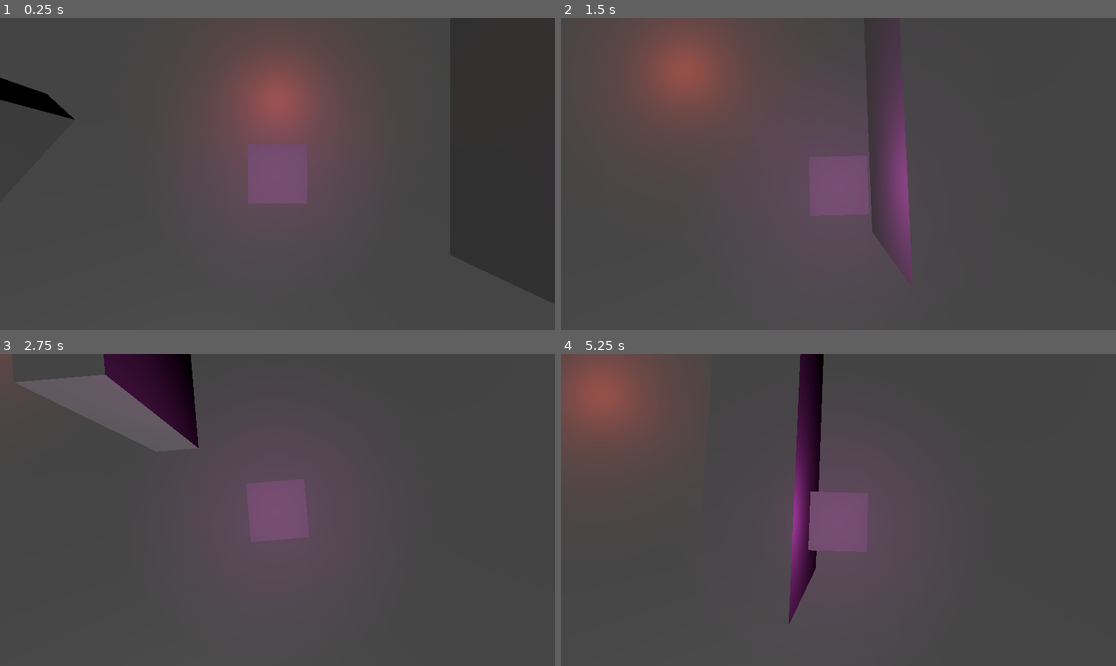
Above: before the commit, frames 1-4 (two rows, left to right).
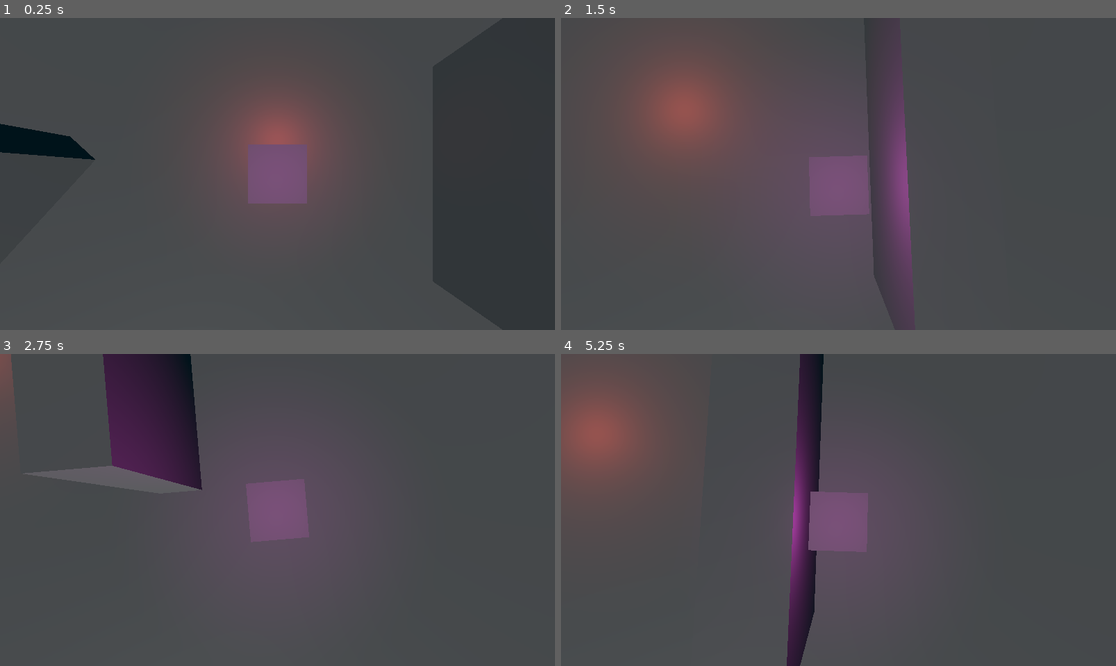
Above: after the commit, the same moments.

Repository: MrMinimal/ggj-2025
Game: Godot game, scene res://main.tscn
The game is run twice, just before and just after one commit, with the same random seed, the same clock (stepped at 60 frames per second) and the same inputs.
Inputs:
- Up to frame 1 (0.25 s): no input
- Up to frame 2 (1.5 s): hold D (move_right) 0.53-1.28 s; hold S (move_backward) from 1.28 s (still down)
- Up to frame 3 (2.75 s): release S (move_backward) at 2.03 s; hold D (move_right) from 2.03 s (still down)
- Up to frame 4 (5.25 s): release D (move_right) at 2.78 s; hold W (move_forward) 2.78-3.53 s; hold A (move_left) 3.53-5.03 s; tap Enter at 5 s; hold S (move_backward) from 5.03 s (still down)

The runs differ from the first frame. In frame 1, 4.8% of the frame differs, in the area x 0-91%, y 0-46%; in frame 2, 2.8%; in frame 3, 5.9%, in the area x 2-37%, y 0-44%; in frame 4, 3.6%.

Commit message:
Add level manager

Diff:
--- a/main.tscn
+++ b/main.tscn
@@ -1,37 +1,19 @@
 [gd_scene load_steps=4 format=3 uid="uid://bgw4fx6410cso"]
 
-[ext_resource type="PackedScene" uid="uid://bh7uqlf3024g4" path="res://player.tscn" id="1_ig7tw"]
-[ext_resource type="PackedScene" uid="uid://ynqur6rwkslu" path="res://cube_collision.tscn" id="2_0xm2m"]
+[ext_resource type="Script" uid="uid://c4vwaxbs6a8cd" path="res://src/level_manager.gd" id="1_ig7tw"]
+[ext_resource type="PackedScene" uid="uid://bh7uqlf3024g4" path="res://player.tscn" id="2_0xm2m"]
 
-[sub_resource type="BoxShape3D" id="BoxShape3D_ig7tw"]
+[sub_resource type="Environment" id="Environment_7dm0k"]
+background_mode = 1
+background_color = Color(0.0359406, 0.176158, 0.22658, 1)
 
 [node name="Node2D" type="Node3D"]
 
-[node name="CSGBox3D" type="CSGBox3D" parent="."]
-transform = Transform3D(100, 0, 0, 0, 1, 0, 0, 0, 100, 0, 0, 0)
-size = Vector3(1, 0.25293, 1)
+[node name="WorldEnvironment" type="WorldEnvironment" parent="."]
+environment = SubResource("Environment_7dm0k")
 
-[node name="StaticBody3D" type="StaticBody3D" parent="CSGBox3D"]
+[node name="LevelManager" type="Node" parent="."]
+script = ExtResource("1_ig7tw")
 
-[node name="CollisionShape3D" type="CollisionShape3D" parent="CSGBox3D/StaticBody3D"]
-shape = SubResource("BoxShape3D_ig7tw")
-
-[node name="DirectionalLight3D" type="DirectionalLight3D" parent="."]
-transform = Transform3D(0.657285, 0.70941, -0.254388, -0.541413, 0.679286, 0.495422, 0.52426, -0.187905, 0.830568, -0.279241, 0.98068, -0.457931)
-light_energy = 0.398
-
-[node name="Player" parent="." instance=ExtResource("1_ig7tw")]
-transform = Transform3D(1, 0, 0, 0, 1, 0, 0, 0, 1, 0, 1.73955, 1)
-
-[node name="OmniLight3D" type="OmniLight3D" parent="."]
-transform = Transform3D(1, 0, 0, 0, 1, 0, 0, 0, 1, 0, 1.02279, -0.965338)
-light_color = Color(0.85668, 0.277169, 0.17826, 1)
-
-[node name="Node3D" parent="." instance=ExtResource("2_0xm2m")]
-transform = Transform3D(1, 0, 0, 0, 2.94146, 0, 0, 0, 6.22514, 5, 1.28108, 0)
-
-[node name="Node3D2" parent="." instance=ExtResource("2_0xm2m")]
-transform = Transform3D(0.737395, 0, -4.20484, 0, 2.94146, 0, 0.675462, 0, 4.59039, -3.05859, 1.28108, -8.65953)
-
-[node name="Node3D3" parent="." instance=ExtResource("2_0xm2m")]
-transform = Transform3D(0.737395, 0, -4.20484, 0, 2.94146, 0, 0.675462, 0, 4.59039, -7.74845, 1.28108, 1.54538)
+[node name="Player" parent="." instance=ExtResource("2_0xm2m")]
+transform = Transform3D(1, 0, 0, 0, 1, 0, 0, 0, 1, 0, 2.33204, 0)
--- /dev/null
+++ b/scenes/level_0/level_0.tscn
@@ -0,0 +1,33 @@
+[gd_scene load_steps=3 format=3 uid="uid://djmtmce8pftpl"]
+
+[ext_resource type="PackedScene" uid="uid://ynqur6rwkslu" path="res://cube_collision.tscn" id="1_epnma"]
+
+[sub_resource type="BoxShape3D" id="BoxShape3D_iwtyf"]
+
+[node name="Level0" type="Node3D"]
+
+[node name="CSGBox3D" type="CSGBox3D" parent="."]
+transform = Transform3D(100, 0, 0, 0, 1, 0, 0, 0, 100, 0, 0, 0)
+size = Vector3(1, 0.25293, 1)
+
+[node name="StaticBody3D" type="StaticBody3D" parent="CSGBox3D"]
+
+[node name="CollisionShape3D" type="CollisionShape3D" parent="CSGBox3D/StaticBody3D"]
+shape = SubResource("BoxShape3D_iwtyf")
+
+[node name="DirectionalLight3D" type="DirectionalLight3D" parent="."]
+transform = Transform3D(0.657285, 0.70941, -0.254388, -0.541413, 0.679286, 0.495422, 0.52426, -0.187905, 0.830568, -0.279241, 0.98068, -0.457931)
+light_energy = 0.398
+
+[node name="OmniLight3D" type="OmniLight3D" parent="."]
+transform = Transform3D(1, 0, 0, 0, 1, 0, 0, 0, 1, 0, 1.02279, -0.965338)
+light_color = Color(0.85668, 0.277169, 0.17826, 1)
+
+[node name="Node3D" parent="." instance=ExtResource("1_epnma")]
+transform = Transform3D(1, 0, 0, 0, 2.94146, 0, 0, 0, 6.22514, 5, 1.28108, 0)
+
+[node name="Node3D2" parent="." instance=ExtResource("1_epnma")]
+transform = Transform3D(0.737395, 0, -4.20484, 0, 2.94146, 0, 0.675462, 0, 4.59039, -3.05859, 1.28108, -8.65953)
+
+[node name="Node3D3" parent="." instance=ExtResource("1_epnma")]
+transform = Transform3D(0.737395, 0, -4.20484, 0, 2.94146, 0, 0.675462, 0, 4.59039, -7.74845, 1.28108, 1.54538)
--- /dev/null
+++ b/src/level_manager.gd
@@ -0,0 +1,41 @@
+extends Node
+
+class_name LevelManager
+
+var current_level_index: int = 0
+var current_level: Node = null
+var levels: Array[String] = [
+	"res://scenes/level_0/level_0.tscn",
+	"res://scenes/level_1/level_1.tscn",
+	# Add more level paths here
+]
+
+func _ready() -> void:
+	load_level(current_level_index)
+
+func load_level(index: int) -> void:
+	if index < 0 or index >= levels.size():
+		push_error("Invalid level index: " + str(index))
+		return
+
+	# Remove current level if it exists
+	if current_level:
+		current_level.queue_free()
+
+	# Load and instance new level
+	var level_scene = load(levels[index])
+	if level_scene:
+		current_level = level_scene.instantiate()
+		add_child(current_level)
+		current_level_index = index
+	else:
+		push_error("Failed to load level: " + levels[index])
+
+func load_next_level() -> void:
+	load_level(current_level_index + 1)
+
+func load_previous_level() -> void:
+	load_level(current_level_index - 1)
+
+func restart_level() -> void:
+	load_level(current_level_index)
Not shown, added: src/level_manager.gd.uid
